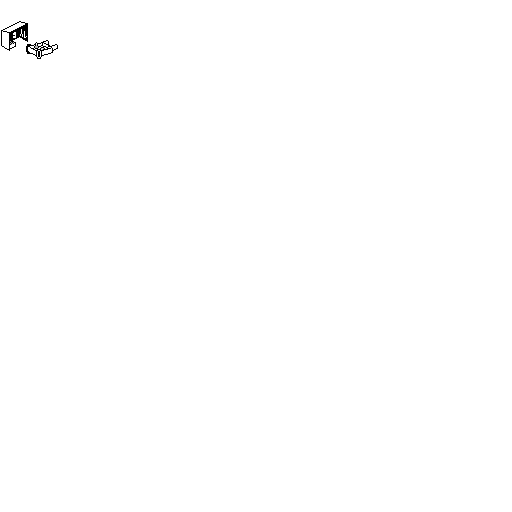
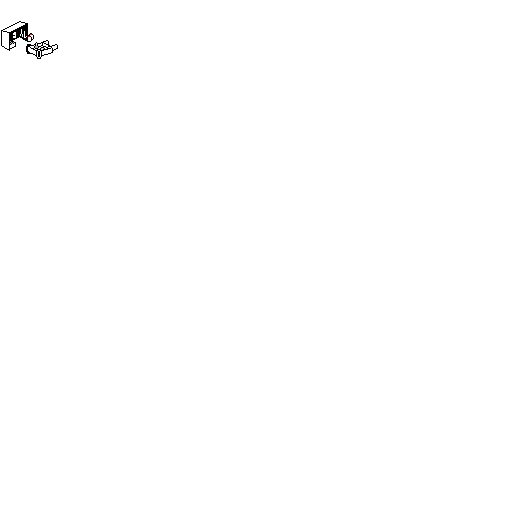
Before/after of a 512×512 layered artwork. What changed in the layer stack:
painted on "Background" over bbox(28, 33, 34, 42)
